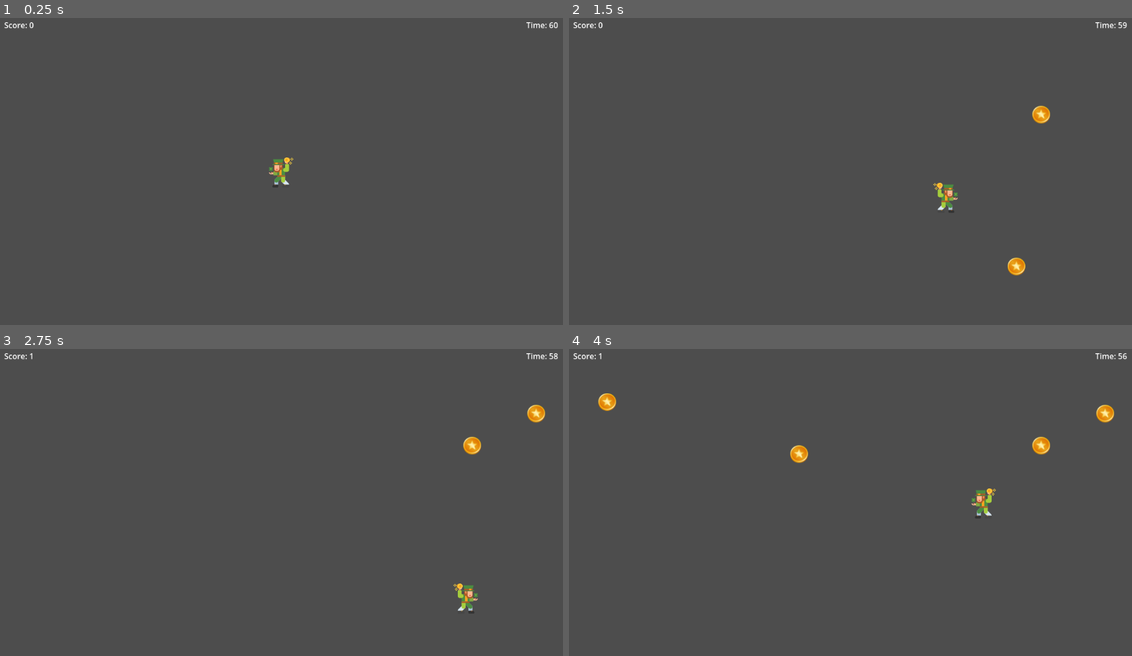
Above: before the commit, frames 1-4 (two rows, left to right).
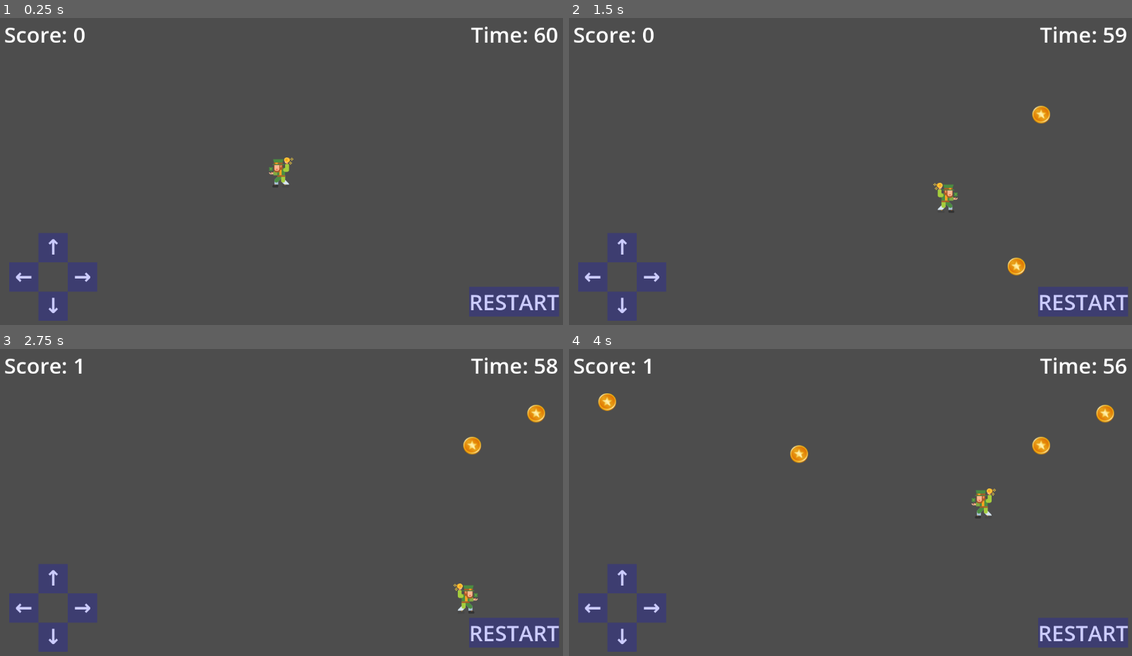
Above: after the commit, the same moments.

Repository: j-dro/godot-poc
Game: Godot game, scene res://Main.tscn
Two runs of this game, one before a commit and one after it. Both use one fixed random seed, a clock stepped at 60 frames per second and the inputs below.
Inputs (mouse positions are in pixels of both pictures, inside the frame that each line leads up to):
- Up to frame 1 (0.25 s): no input
- Up to frame 2 (1.5 s): tap Enter at 0.5, 0.6, 1.35 s; move the mouse to (974, 156) at 0.52 s; hold D (move_right) 0.53-1.28 s; click (974, 156) at 0.67 s; move the mouse to (737, 186) at 1.27 s; hold S (move_down) from 1.28 s (still down)
- Up to frame 3 (2.75 s): move the mouse to (337, 434) at 2.02 s; release S (move_down) at 2.03 s; hold D (move_right) from 2.03 s (still down); tap Enter at 2.1 s
- Up to frame 4 (4 s): move the mouse to (822, 566) at 2.77 s; release D (move_right) at 2.78 s; hold W (move_up) 2.78-3.53 s; tap Enter at 2.85, 3.6 s; click (822, 566) at 2.92 s; move the mouse to (1019, 551) at 3.52 s; hold A (move_left) from 3.53 s (still down)

The runs differ from the first frame. In frame 1, 4.2% of the frame differs, in the area x 0-100%, y 1-99%; in frame 2, 4.2%; in frame 3, 4.1%; in frame 4, 4.1%.

Commit message:
Fix controls for mobile, part 1

Diff:
--- a/UI/MobileControls.gd
+++ b/UI/MobileControls.gd
@@ -1,7 +1,7 @@
 extends Control
 
 # Debug flag to force show mobile controls on desktop for testing
-const DEBUG_SHOW_MOBILE_CONTROLS: bool = false
+const DEBUG_SHOW_MOBILE_CONTROLS: bool = true
 
 @onready var up_button: TouchScreenButton = $DPad/UpButton
 @onready var down_button: TouchScreenButton = $DPad/DownButton
@@ -10,19 +10,21 @@
 @onready var restart_button: TouchScreenButton = $RestartButton
 
 func _ready() -> void:
-	# Configure D-pad buttons
-	up_button.action = "move_up"
-	down_button.action = "move_down"
-	left_button.action = "move_left"
-	right_button.action = "move_right"
-	restart_button.action = "restart"
+	# Actions are already set in the scene file, no need to override them
+	# Just verify they're properly set
+	_verify_button_actions()
 
 	# Only show on touch devices or force show for testing
 	visible = _is_mobile_device()
 
+	# Ensure TouchScreenButtons are properly configured
+	_configure_touch_buttons()
+
 	# Add debug backgrounds to make TouchScreenButtons visible
-	if DEBUG_SHOW_MOBILE_CONTROLS:
-		_add_button_backgrounds()
+	_add_button_backgrounds()
+
+	# Connect TouchScreenButton signals for debugging
+	_connect_touch_signals()
 
 	# Log mobile controls initialization
 	Logger.ui_debug("MobileControls visible: %s" % visible)
@@ -57,23 +59,77 @@
 	# Add colored backgrounds to make TouchScreenButtons visible for testing
 	var buttons = [up_button, down_button, left_button, right_button, restart_button]
 	var actions = ["move_up", "move_down", "move_left", "move_right", "restart"]
-	var colors = [Color.RED, Color.BLUE, Color.GREEN, Color.YELLOW, Color.PURPLE]
 
 	for i in range(buttons.size()):
 		var button = buttons[i]
 		if button:
 			var background = ColorRect.new()
-			background.color = colors[i]
-			background.color.a = 0.5  # Semi-transparent
-			button.add_child(background)
+			background.color = Color.BLUE
+			background.color.a = 0.2  # Semi-transparent
+			var label = button.get_node("Label")
+			label.add_child(background)
 			# Allow mouse clicks for testing
 			background.mouse_filter = Control.MOUSE_FILTER_PASS
-			background.size = Vector2(40, 40)
-			background.position = Vector2.ZERO
+			background.set_anchors_and_offsets_preset(Control.PRESET_FULL_RECT)
 
 			# Add mouse click detection for desktop testing
 			var action = actions[i]
 			background.gui_input.connect(_on_debug_button_input.bind(action))
+
+func _verify_button_actions() -> void:
+	# Verify that button actions are properly set
+	var buttons = [
+		["UpButton", up_button, "move_up"],
+		["DownButton", down_button, "move_down"],
+		["LeftButton", left_button, "move_left"],
+		["RightButton", right_button, "move_right"],
+		["RestartButton", restart_button, "restart"]
+	]
+
+	for button_info in buttons:
+		var button_name = button_info[0]
+		var button = button_info[1]
+		var expected_action = button_info[2]
+		if button and button.action != expected_action:
+			button.action = expected_action
+			Logger.ui_debug("Fixed %s action to %s" % [button_name, expected_action])
+
+func _configure_touch_buttons() -> void:
+	# Ensure TouchScreenButtons are properly configured for mobile
+	var buttons = [up_button, down_button, left_button, right_button, restart_button]
+
+	for button in buttons:
+		if button:
+			# Ensure buttons are visible and enabled
+			button.visible = true
+			button.modulate.a = 1.0
+			# Enable passthrough to prevent blocking other input
+			button.passby_press = false
+			# Ensure the button is properly set up for touch input
+			button.process_mode = Node.PROCESS_MODE_INHERIT
+
+func _connect_touch_signals() -> void:
+	# Connect touch signals for debugging
+	var buttons = [
+		[up_button, "move_up"],
+		[down_button, "move_down"],
+		[left_button, "move_left"],
+		[right_button, "move_right"],
+		[restart_button, "restart"]
+	]
+
+	for button_data in buttons:
+		var button = button_data[0]
+		var action_name = button_data[1]
+		if button:
+			button.pressed.connect(_on_touch_pressed.bind(action_name))
+			button.released.connect(_on_touch_released.bind(action_name))
+
+func _on_touch_pressed(action: String) -> void:
+	Logger.input_debug("Touch pressed: %s" % action)
+
+func _on_touch_released(action: String) -> void:
+	Logger.input_debug("Touch released: %s" % action)
 
 func _on_debug_button_input(event: InputEvent, action: String) -> void:
 	# Handle mouse clicks for desktop testing
--- a/UI/MobileControls.tscn
+++ b/UI/MobileControls.tscn
@@ -1,24 +1,29 @@
-[gd_scene load_steps=6 format=3 uid="uid://c1yxb8k5fhxkw"]
+[gd_scene load_steps=7 format=3 uid="uid://c1yxb8k5fhxkw"]
 
 [ext_resource type="Script" path="res://UI/MobileControls.gd" id="1_1k8v8"]
 
 [sub_resource type="RectangleShape2D" id="RectangleShape2D_1"]
-size = Vector2(40, 40)
+size = Vector2(60, 60)
 
 [sub_resource type="RectangleShape2D" id="RectangleShape2D_2"]
-size = Vector2(40, 40)
+size = Vector2(60, 60)
 
 [sub_resource type="RectangleShape2D" id="RectangleShape2D_3"]
-size = Vector2(40, 40)
+size = Vector2(60, 60)
 
 [sub_resource type="RectangleShape2D" id="RectangleShape2D_4"]
-size = Vector2(40, 40)
+size = Vector2(60, 60)
+
+[sub_resource type="RectangleShape2D" id="RectangleShape2D_5"]
+size = Vector2(80, 40)
 
 [node name="MobileControls" type="Control"]
 layout_mode = 3
 anchors_preset = 15
 anchor_right = 1.0
 anchor_bottom = 1.0
+grow_horizontal = 2
+grow_vertical = 2
 mouse_filter = 2
 script = ExtResource("1_1k8v8")
 
@@ -28,82 +33,118 @@
 anchor_top = 1.0
 anchor_bottom = 1.0
 offset_left = 20.0
-offset_top = -180.0
-offset_right = 180.0
+offset_top = -200.0
+offset_right = 200.0
 offset_bottom = -20.0
+grow_vertical = 0
 mouse_filter = 2
 
 [node name="UpButton" type="TouchScreenButton" parent="DPad"]
-position = Vector2(60, 20)
+position = Vector2(90, 30)
 shape = SubResource("RectangleShape2D_1")
 action = "move_up"
 
 [node name="Label" type="Label" parent="DPad/UpButton"]
-anchors_preset = 15
-anchor_right = 1.0
-anchor_bottom = 1.0
-offset_right = 40.0
-offset_bottom = 40.0
+anchors_preset = 8
+anchor_left = 0.5
+anchor_top = 0.5
+anchor_right = 0.5
+anchor_bottom = 0.5
+offset_left = -30.0
+offset_top = -30.0
+offset_right = 30.0
+offset_bottom = 30.0
+grow_horizontal = 2
+grow_vertical = 2
+theme_override_font_sizes/font_size = 43
 text = "↑"
 horizontal_alignment = 1
 vertical_alignment = 1
 
 [node name="DownButton" type="TouchScreenButton" parent="DPad"]
-position = Vector2(60, 120)
+position = Vector2(90, 150)
 shape = SubResource("RectangleShape2D_2")
 action = "move_down"
 
 [node name="Label" type="Label" parent="DPad/DownButton"]
-anchors_preset = 15
-anchor_right = 1.0
-anchor_bottom = 1.0
-offset_right = 40.0
-offset_bottom = 40.0
+anchors_preset = 8
+anchor_left = 0.5
+anchor_top = 0.5
+anchor_right = 0.5
+anchor_bottom = 0.5
+offset_left = -30.0
+offset_top = -30.0
+offset_right = 30.0
+offset_bottom = 30.0
+grow_horizontal = 2
+grow_vertical = 2
+theme_override_font_sizes/font_size = 43
 text = "↓"
 horizontal_alignment = 1
 vertical_alignment = 1
 
 [node name="LeftButton" type="TouchScreenButton" parent="DPad"]
-position = Vector2(10, 70)
+position = Vector2(30, 90)
 shape = SubResource("RectangleShape2D_3")
 action = "move_left"
 
 [node name="Label" type="Label" parent="DPad/LeftButton"]
-anchors_preset = 15
-anchor_right = 1.0
-anchor_bottom = 1.0
-offset_right = 40.0
-offset_bottom = 40.0
+anchors_preset = 8
+anchor_left = 0.5
+anchor_top = 0.5
+anchor_right = 0.5
+anchor_bottom = 0.5
+offset_left = -30.0
+offset_top = -30.0
+offset_right = 30.0
+offset_bottom = 30.0
+grow_horizontal = 2
+grow_vertical = 2
+theme_override_font_sizes/font_size = 43
 text = "←"
 horizontal_alignment = 1
 vertical_alignment = 1
 
 [node name="RightButton" type="TouchScreenButton" parent="DPad"]
-position = Vector2(110, 70)
+position = Vector2(150, 90)
 shape = SubResource("RectangleShape2D_4")
 action = "move_right"
 
 [node name="Label" type="Label" parent="DPad/RightButton"]
-anchors_preset = 15
-anchor_right = 1.0
-anchor_bottom = 1.0
-offset_right = 40.0
-offset_bottom = 40.0
+anchors_preset = 8
+anchor_left = 0.5
+anchor_top = 0.5
+anchor_right = 0.5
+anchor_bottom = 0.5
+offset_left = -30.0
+offset_top = -30.0
+offset_right = 30.0
+offset_bottom = 30.0
+grow_horizontal = 2
+grow_vertical = 2
+theme_override_font_sizes/font_size = 43
 text = "→"
 horizontal_alignment = 1
 vertical_alignment = 1
 
 [node name="RestartButton" type="TouchScreenButton" parent="."]
 position = Vector2(1052, 588)
-shape = SubResource("RectangleShape2D_4")
+shape = SubResource("RectangleShape2D_5")
 action = "restart"
 
 [node name="Label" type="Label" parent="RestartButton"]
-anchors_preset = 15
-anchor_right = 1.0
-anchor_bottom = 1.0
-offset_right = 80.0
-offset_bottom = 40.0
+anchors_preset = 8
+anchor_left = 0.5
+anchor_top = 0.5
+anchor_right = 0.5
+anchor_bottom = 0.5
+offset_left = -40.0
+offset_top = -20.0
+offset_right = 40.0
+offset_bottom = 20.0
+grow_horizontal = 2
+grow_vertical = 2
+theme_override_font_sizes/font_size = 44
 text = "RESTART"
 horizontal_alignment = 1
 vertical_alignment = 1
--- a/UI/UI.tscn
+++ b/UI/UI.tscn
@@ -9,6 +9,7 @@
 offset_top = 10.0
 offset_right = 71.0
 offset_bottom = 36.0
+theme_override_font_sizes/font_size = 44
 text = "Score: 0"
 
 [node name="TimeLabel" type="Label" parent="."]
@@ -20,6 +21,7 @@
 offset_right = -10.0
 offset_bottom = 36.0
 grow_horizontal = 0
+theme_override_font_sizes/font_size = 44
 text = "Time: 60"
 horizontal_alignment = 2
 
@@ -48,5 +50,3 @@
 text = "Game Over — Press Space or Restart"
 
 [node name="MobileControls" parent="." instance=ExtResource("1_mobile")]
-grow_horizontal = 2
-grow_vertical = 2
